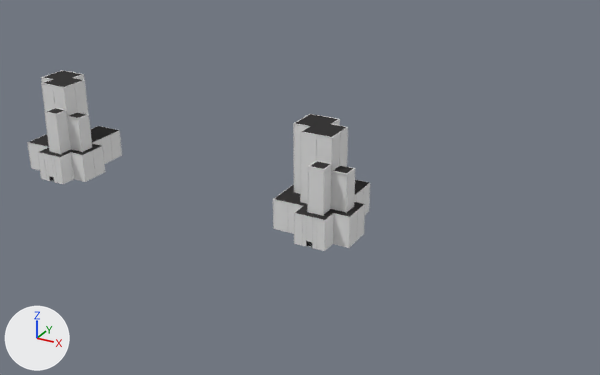
The OBJ model CG/model/buliding.obj: old version first, new version second.
Both versions are drawn from a camera (50 mm lens) standing at (770.0, -980.0, 564.0) and looking at (202.0, 52.0, 48.0). Arrows for +X, +Y and +Z are at lower left; the lights stay in place. Where no turn or scale is listed for an object, it has been applied to the vertices. Vertices at the same position are counted once.

Names of what the first picture shows: 'Material2', 'Material2.001', 'Material2.002', 'Material2.004', 'Material2.005', 'Material2.006'.
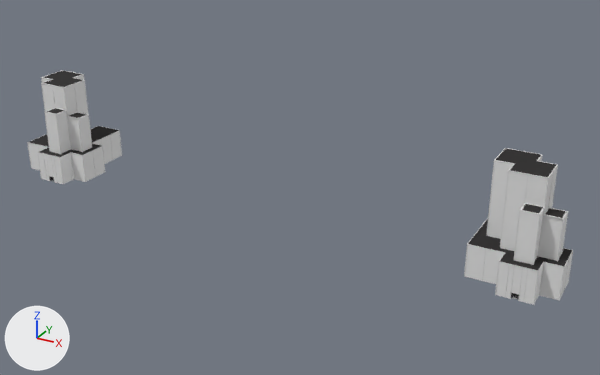
The newer file is also rescaled (x0.2), turned or shifted as a whole; pictures and numbers use the older file's frame.

Pixel boxes (x1, y1, x2, y2) of what changed, in the pictures (600 x 375 px; the box of a moved part takes in the faces that stretch with it):
'Material2.005', mesh moved: before (274, 121, 370, 251); after (465, 157, 573, 304)
'Material2.006', mesh moved: before (274, 114, 369, 247); after (468, 149, 572, 298)
'Material2.004', reshaped (12% wider, 14% taller): before (273, 114, 370, 251); after (464, 148, 573, 305)
part 1 of me_material2_004, moved or reshaped: before (293, 124, 294, 162); after (486, 161, 495, 236)
part 2 of me_material2_004, moved or reshaped: before (273, 180, 370, 251); after (464, 218, 573, 305)
part 3 of me_material2_004, moved or reshaped: before (312, 218, 313, 248); after (518, 268, 523, 301)
part 4 of me_material2_004, added: after (494, 148, 568, 265)
part 5 of me_material2_004, deleted: before (293, 114, 355, 216)

The edits, one by one:
me_material2_004 is used by ob_material2_004; location (0.0, 0.0, 0.0).
me_material2_004 had 803 vertices, 949 faces and spanned x 189.0..317.0, y -36.0..118.0, z 0.0..160.0.
me_material2_004 now has 795 vertices, 949 faces and spans x 489.0..617.0, y -36.0..118.0, z 0.0..160.0.
me_material2_004 part 1: the loose piece of 10 vertices spanning x 204.0..205.0, y 28.0..29.0, z 49.0..159.0 is moved by (300.0, 0.0, 0.0).
me_material2_004 part 2: the loose piece of 276 vertices spanning x 189.0..317.0, y -36.0..118.0, z 0.0..50.0 is moved by (300.0, 0.0, 0.0).
me_material2_004 part 3: the loose piece of 16 vertices spanning x 271.0, y -36.0..-35.0, z 0.0..49.0 is moved by (300.0, 0.0, 0.0).
me_material2_004 part 4: a new loose piece of 219 vertices spanning x 504.0..606.0, y -23.0..79.0, z 49.0..160.0, in mat_color (white #e7e7e7).
me_material2_004 part 5: 8 loose pieces with 243 vertices, spanning x 189.0..306.0, y -23.0..79.0, z 0.0..160.0, are deleted.
me_material2_005 has 281 vertices, 195 faces and spans x 190.0..317.0, y -35.0..117.0, z 0.0..159.0.
me_material2_005 is used by ob_material2_005; location (0.0, 0.0, 0.0).
me_material2_005 part 6: the whole mesh is moved by (300.0, 0.0, 0.0).
me_material2_006 has 112 vertices, 158 faces and spans x 190.0..316.0, y -35.0..117.0, z 0.0..160.0.
me_material2_006 is used by ob_material2_006; location (0.0, 0.0, 0.0).
me_material2_006 part 7: the whole mesh is moved by (300.0, 0.0, 0.0).
